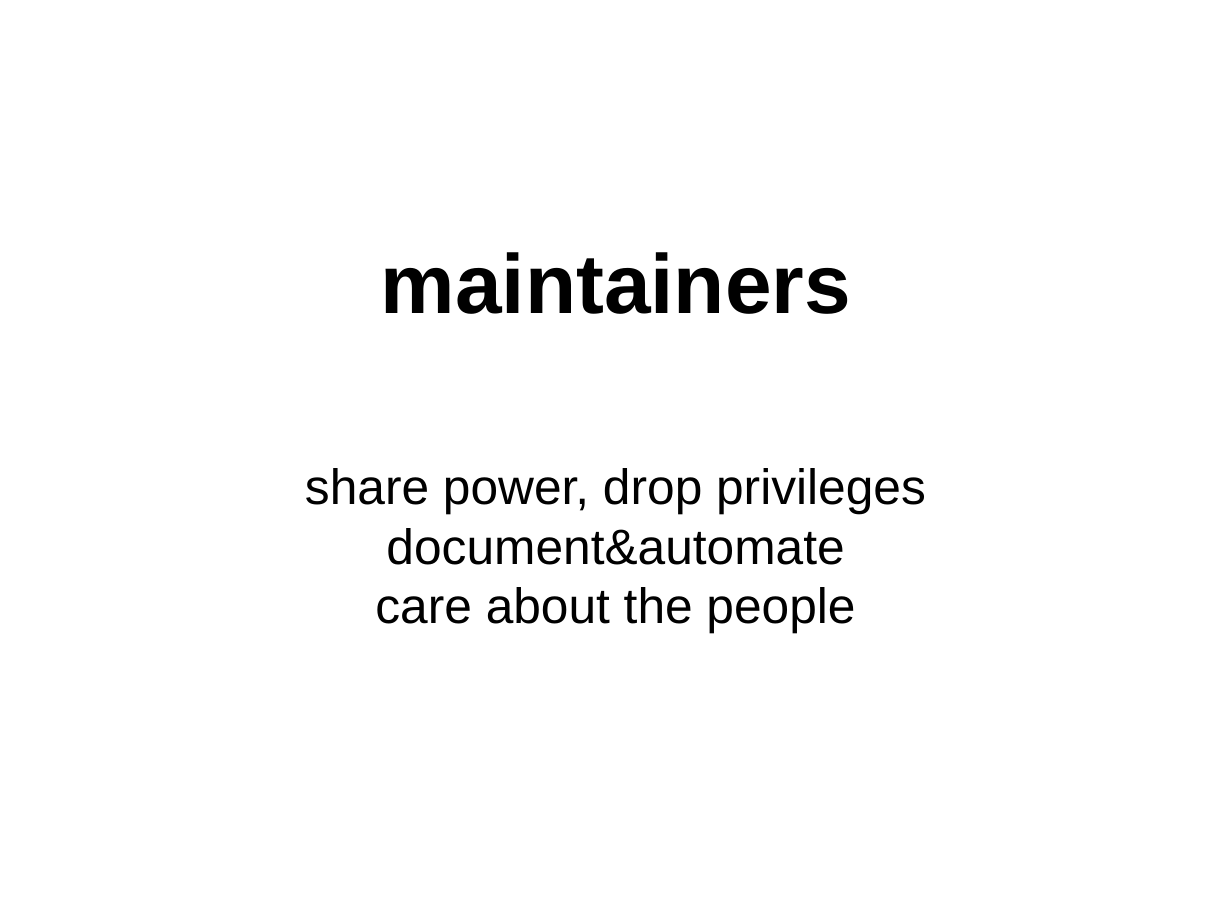
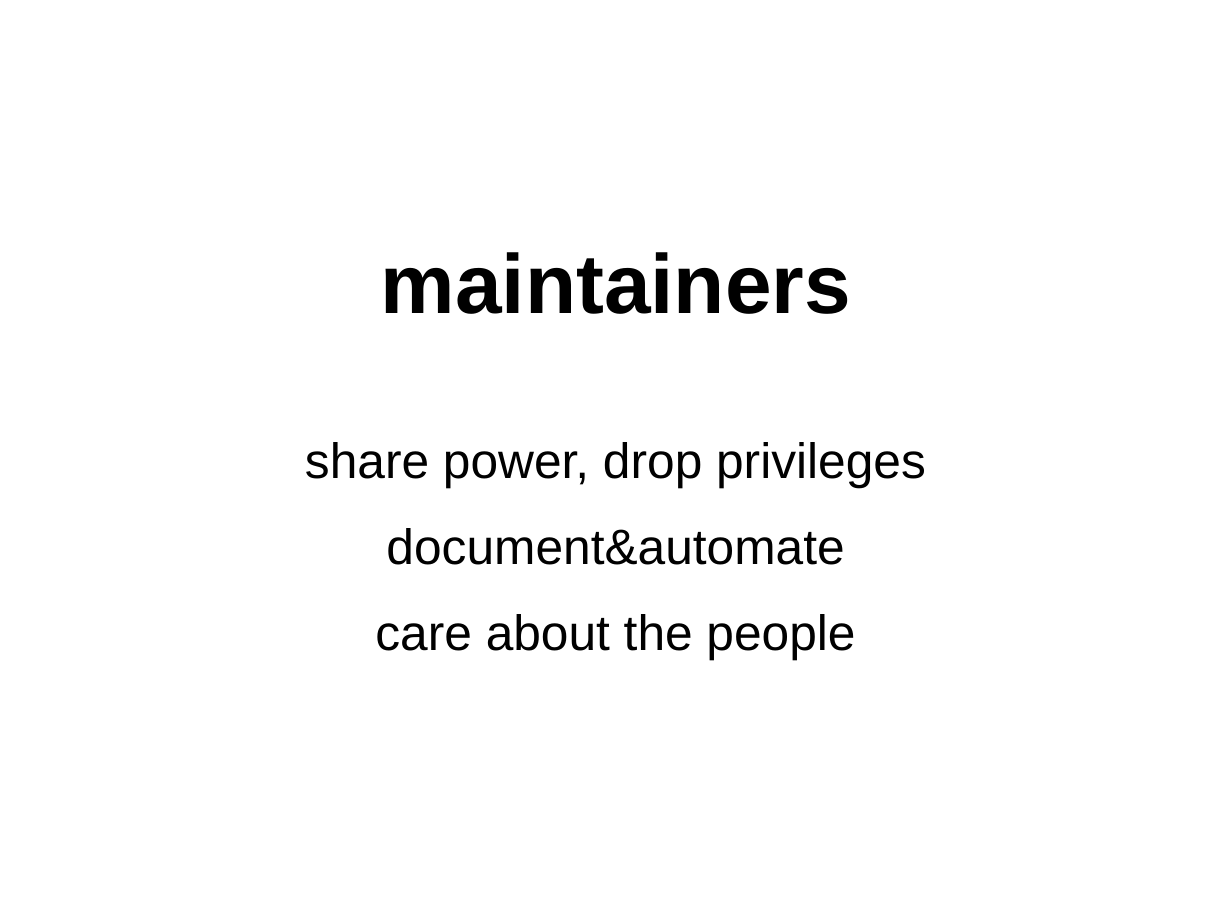
Before and after one commit to danvet/danvet.github.io, a slide deck: slide 30 of slides/lca-2018.odp. Drawn at 1232x924 pixels with LibreOffice and Linux fonts; fonts in the diff are those of the drawing. Boxes give left, top, right and bottom in pixels: in the first picture for what was removed or moved away, otherwise in the second. Text is boxed around its words. In the diff, an @@ line names an element or a change of style, - is before the commit and + after.

```diff
--- a/slides/lca-2018.odp
+++ b/slides/lca-2018.odp
@@ subtitle "share power, drop privileges" at [305,442,926,659]: more space between paragraphs @@
```
Also in this commit, not shown: 4 other slides changed.
